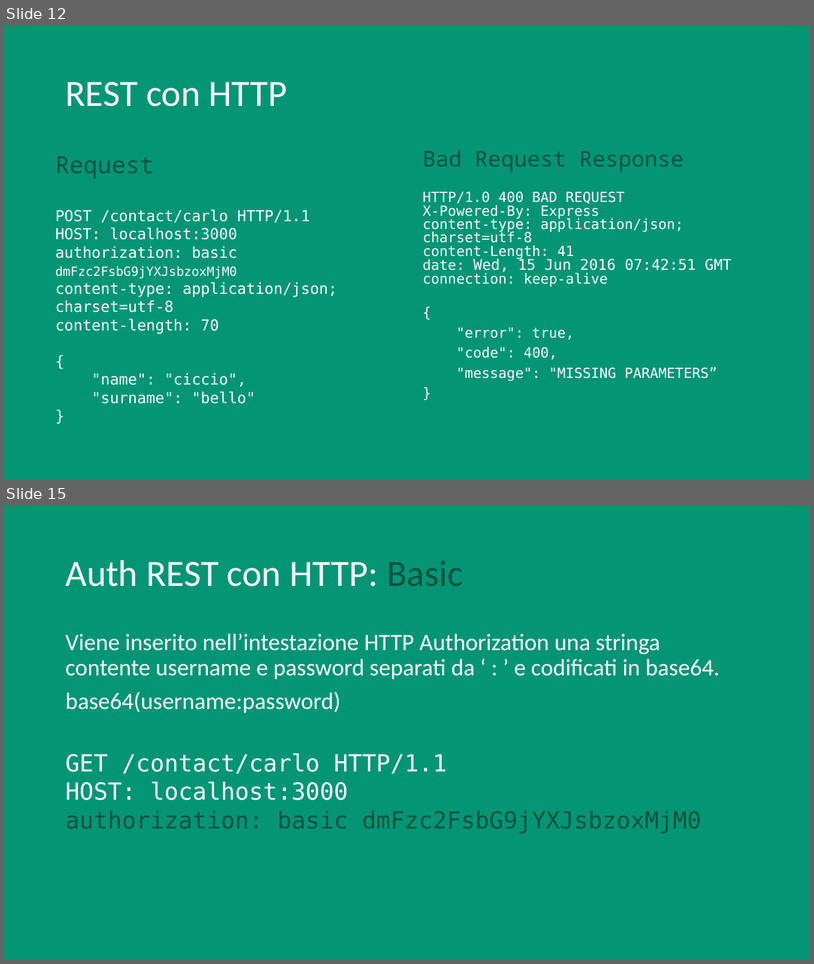
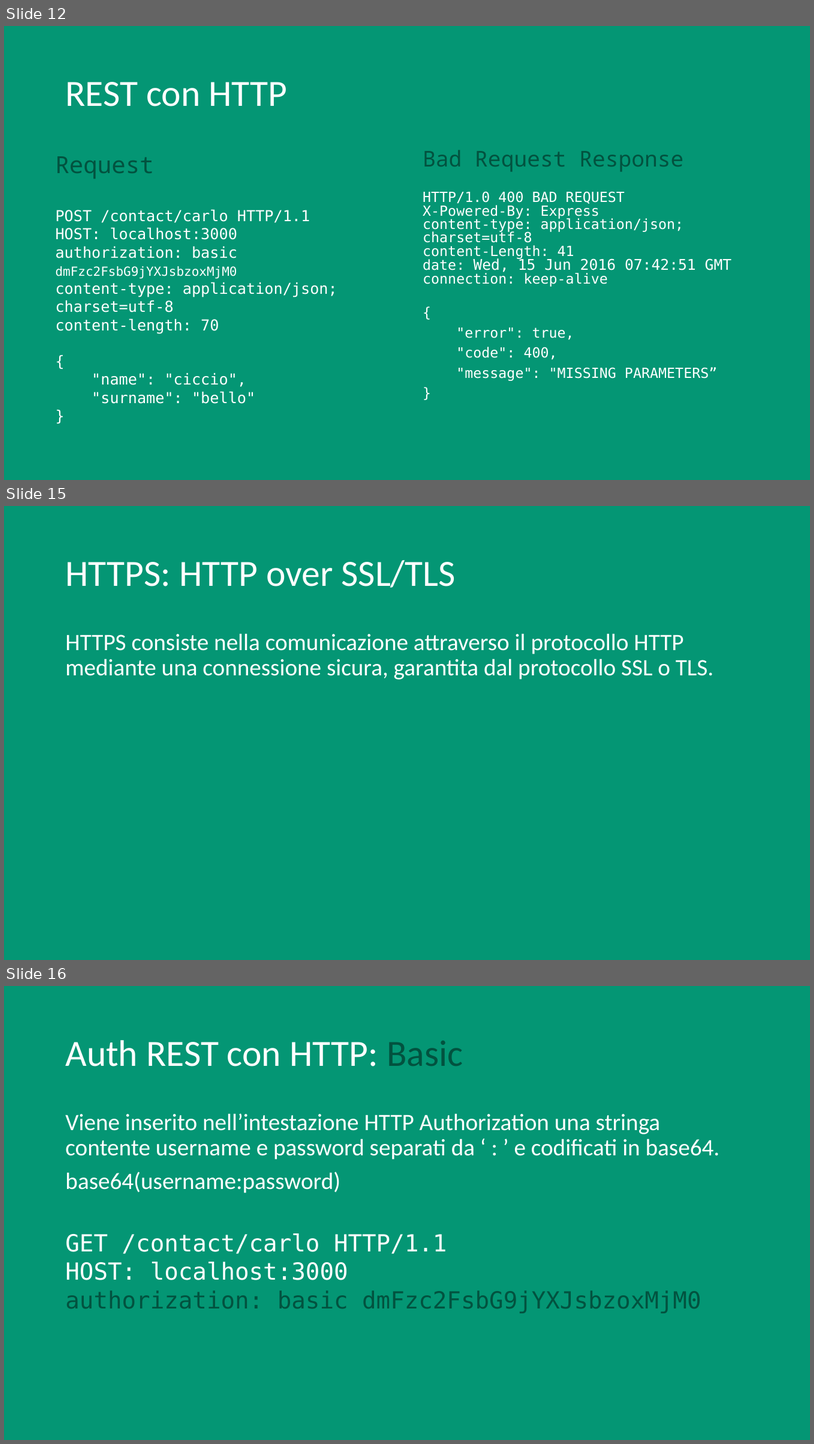
Before and after one commit to vassallocarlo/Tesi-RESTful, a slide deck: REST.pptx. Shown one above the other, each under a label of ours: slides 12 and 15 before the commit, slides 12, 15 and 16 after it; the slides between them are not shown. The pictures are 814x964 and 814x1444 pixels, drawn with LibreOffice and Linux fonts; fonts in the diff are those of the drawing. Boxes give left, top, right and bottom in pixels: in the first picture for what was removed or moved away, otherwise in the second. Text is boxed around its words. In the diff, an @@ line names an element or a change of style, - is before the commit and + after.

```diff
--- a/REST.pptx
+++ b/REST.pptx
@@ slide 15 added at [4, 506, 810, 960], background #049674 @@
@@ title added at [65, 560, 455, 588], 44 pt, text #FFFFFF @@
+HTTPS: HTTP over SSL/TLS
@@ text added at [65, 633, 714, 679], 28 pt, text #FFFFFF @@
+HTTPS consiste nella comunicazione attraverso il protocollo HTTP mediante una connessione sicura, garantita dal protocollo SSL o TLS.
@@ what was slide 15 is now slide 16 @@
```
Also in this commit, not shown: 3 slides changed, 2 other slides added, 1 other file.
